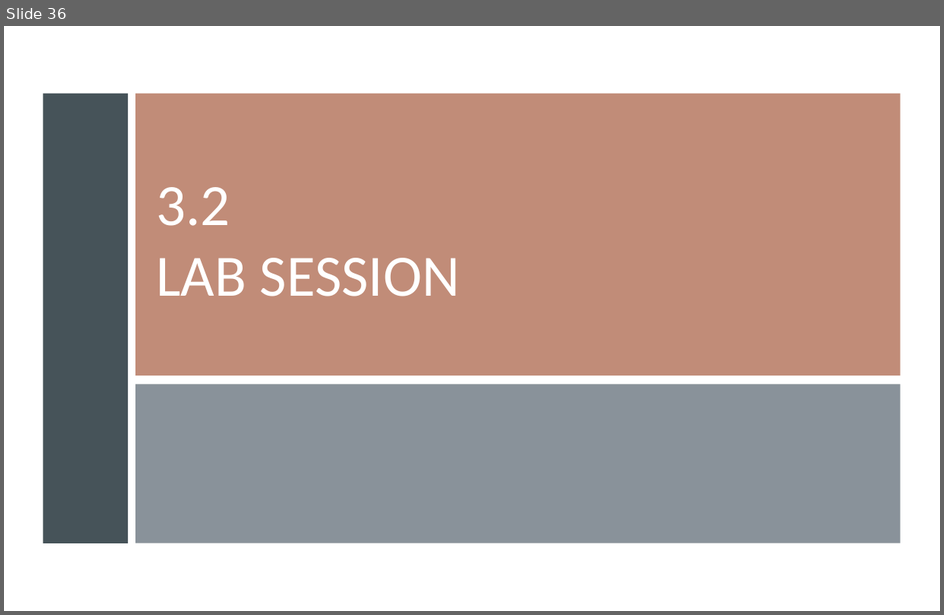
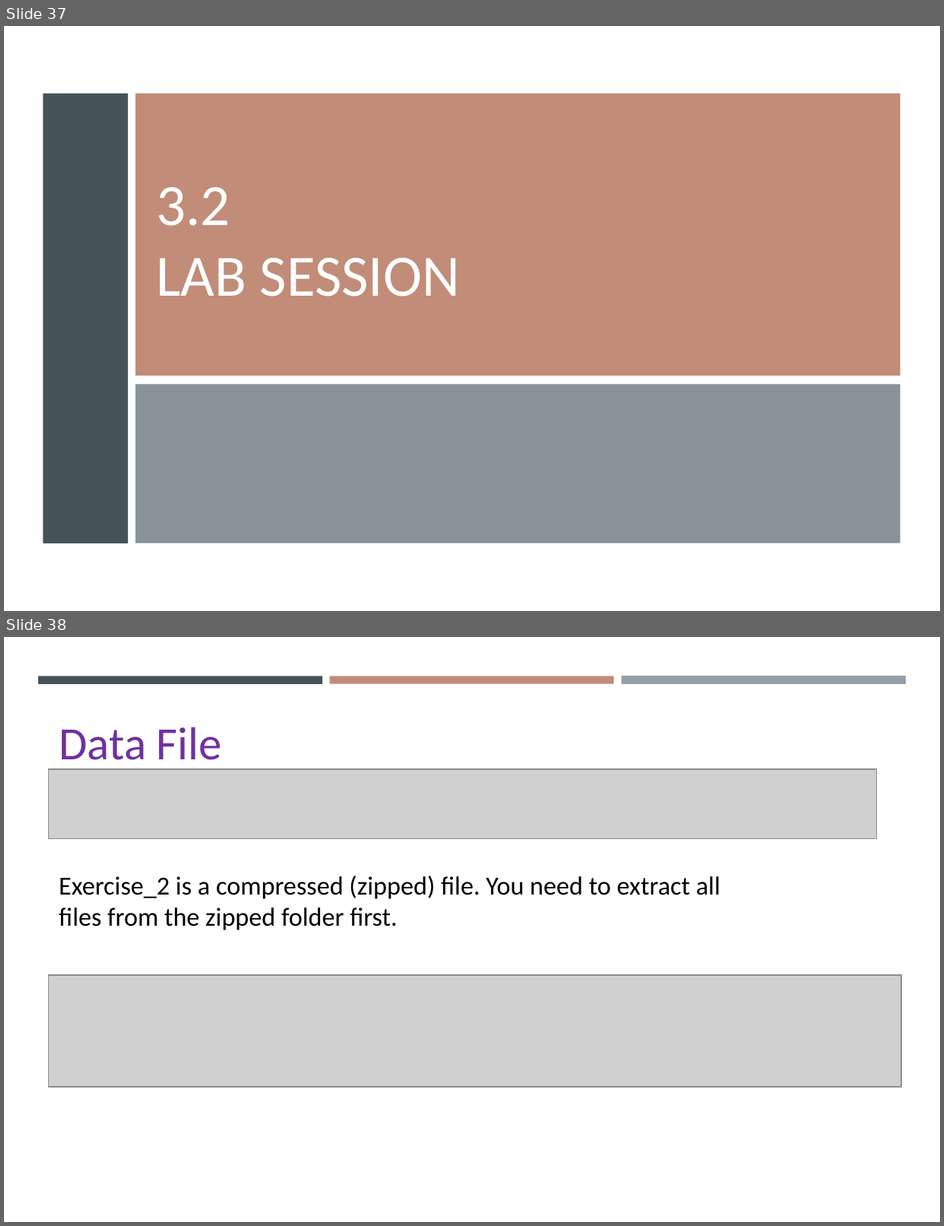
Before and after one commit to gisynw/GIS_I, a slide deck: docs/Lectures/Week03/Week03_GEOG2475_Projection_Thursday_update.pptx. Shown one above the other, each under a label of ours: slide 36 before the commit, slides 37 and 38 after it. The pictures are 944x615 and 944x1226 pixels, drawn with LibreOffice and Linux fonts; fonts in the diff are those of the drawing; grey boxes stand for pictures. Boxes give left, top, right and bottom in pixels: in the first picture for what was removed or moved away, otherwise in the second. Text is boxed around its words. In the diff, an @@ line names an element or a change of style, - is before the commit and + after.

```diff
--- a/docs/Lectures/Week03/Week03_GEOG2475_Projection_Thursday_update.pptx
+++ b/docs/Lectures/Week03/Week03_GEOG2475_Projection_Thursday_update.pptx
@@ slide 38 added at box(4, 637, 940, 1222), background #FFFFFF @@
@@ rectangle added at box(38, 677, 322, 685), fill #465359 @@
@@ rectangle added at box(329, 677, 614, 684), fill #C18C78 @@
@@ rectangle added at box(622, 676, 906, 684), fill #969FA7 @@
@@ text added at box(59, 727, 222, 770), 32 pt, text #7030A0 @@
+Data File
@@ picture added at box(49, 769, 876, 839) @@
@@ text added at box(59, 876, 721, 930), 18 pt, text #000000 @@
+Exercise_2 is a compressed (zipped) file. You need to extract all files from the zipped folder first.
@@ picture added at box(49, 975, 902, 1086) @@
@@ what was slide 36 is now slide 37 @@
```
Also in this commit, not shown: 7 slides changed, 3 other slides added, 5 other files.
